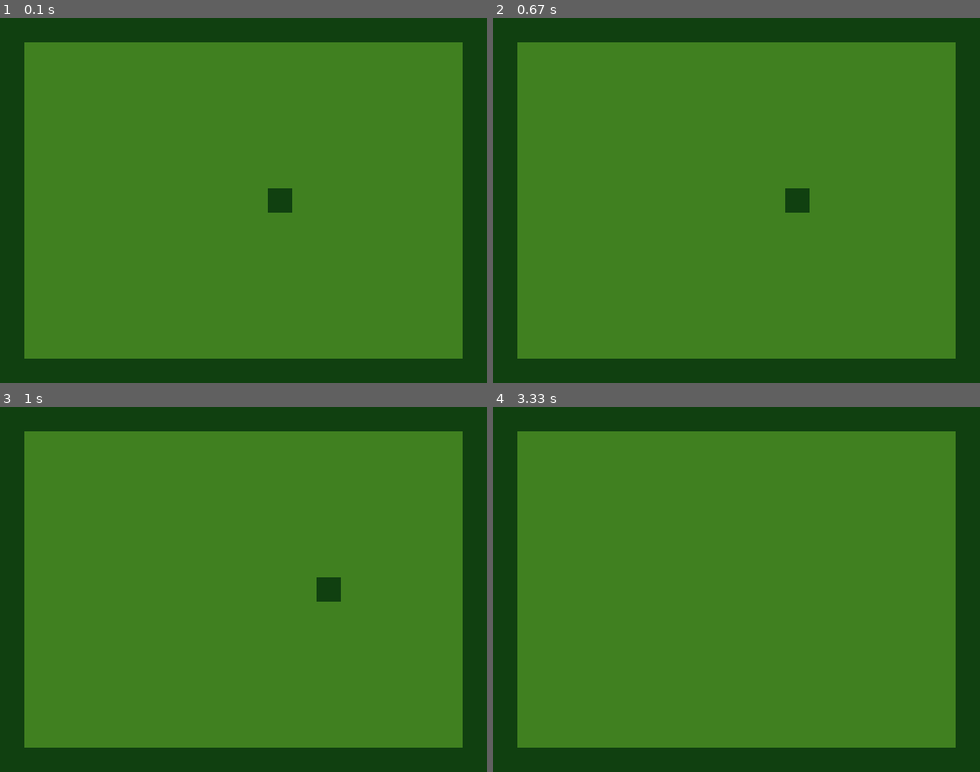
Above: before the commit, frames 1-4 (two rows, left to right).
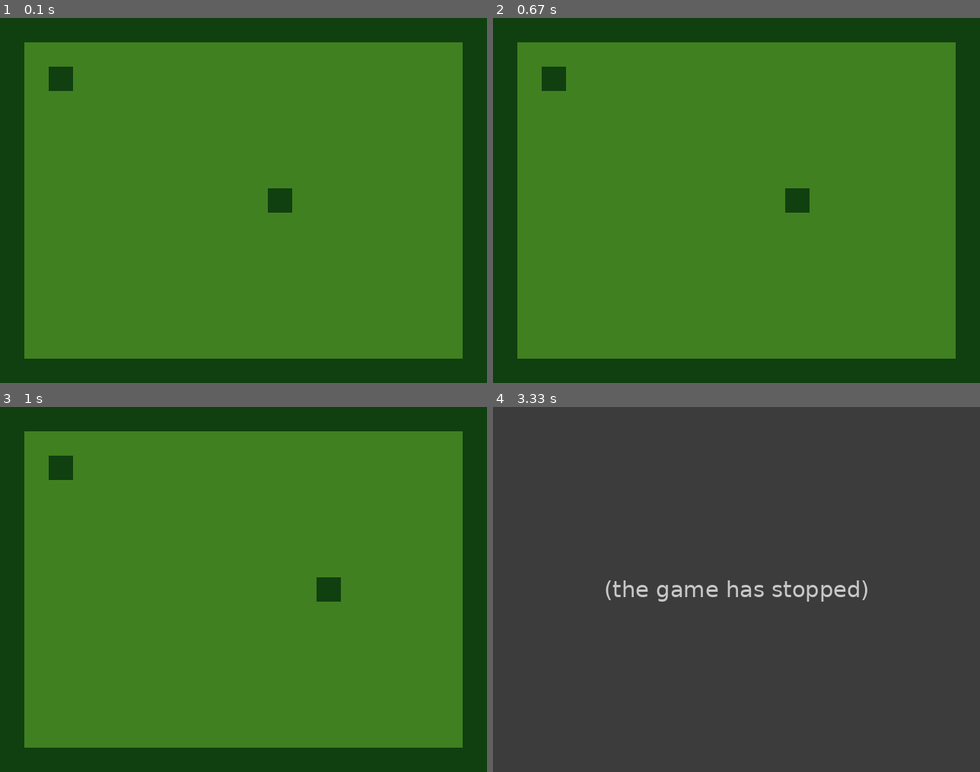
Above: after the commit, the same moments.

Repository: theo-baccam/snake
Game: pygame game, started from main.py
Two runs of this game, one before a commit and one after it. Both use one fixed random seed, a clock stepped at 60 frames per second and the inputs below.
Inputs:
- Up to frame 1 (0.1 s): no input
- Up to frame 2 (0.67 s): no input
- Up to frame 3 (1 s): no input
- Up to frame 4 (3.33 s): no input

The runs differ from the first frame. In frame 1, 0.3% of the frame differs, in the area x 10-15%, y 13-20%; in frame 2, 0.3%; in frame 3, 0.3%; in frame 4, 100%, in the area x 0-100%, y 0-100%.
After the commit the program exited at 3 s; later frames show no game.

Commit message:
collision basique

Diff:
--- a/main.py
+++ b/main.py
@@ -15,31 +15,12 @@
 MAX_FPS = 3
 running = True
 
+border_top = pygame.Rect((0, 0), (608, 32))
+border_right = pygame.Rect((608, 0), (32, 448))
+border_bottom = pygame.Rect((32, 448), (608, 32))
+border_left = pygame.Rect((0, 32), (32, 448))
 
-border_top_x, border_top_y = (
-    0,
-    0,
-)
-border_top = pygame.Rect((border_top_x, border_top_y), (608, 32))
-
-border_right_x, border_right_y = (
-    608,
-    0,
-)
-border_right = pygame.Rect((border_right_x, border_right_y), (32, 448))
-
-border_bottom_x, border_bottom_y = (
-    32,
-    448,
-)
-border_bottom = pygame.Rect((border_bottom_x, border_bottom_y), (608, 32))
-
-border_left_x, border_left_y = (
-    0,
-    32,
-)
-border_left = pygame.Rect((border_left_x, border_left_y), (32, 448))
-
+border_list = [border_top, border_right, border_bottom, border_left]
 
 player_x, player_y = (
     320,
@@ -47,8 +28,23 @@
 )
 player = pygame.Rect((player_x, player_y), (32, 32))
 
+apple_x, apple_y = (
+    64,
+    64,
+)
+apple = pygame.Rect((apple_x, apple_y), (32, 32))
+
+
 def move(increment_x, increment_y):
     return player.move(increment_x, increment_y)
+
+
+movement_keys = {
+    "up": partial(move, 0, -32),
+    "down": partial(move, 0, 32),
+    "left": partial(move, -32, 0),
+    "right": partial(move, 32, 0),
+}
 
 
 def is_opposite_direction(direction, new_direction):
@@ -61,21 +57,35 @@
         return True
 
 
+def draw_border(screen, FOREGROUND, border_list):
+    for border in border_list:
+        pygame.draw.rect(screen, FOREGROUND, border)
+
+
+def border_collision(player, border_list):
+    for border in border_list:
+        if player.colliderect(border):
+            return True
+
+
+def apple_collision(player, apple):
+    if player.colliderect(apple):
+        return 1
+    else:
+        return 0
+
+
 direction = "right"
 new_direction = ""
+snake_length = 1
 
 while running:
     screen.fill(BACKGROUND)
-    pygame.draw.rect(screen, FOREGROUND, border_top)
-    pygame.draw.rect(screen, FOREGROUND, border_right)
-    pygame.draw.rect(screen, FOREGROUND, border_bottom)
-    pygame.draw.rect(screen, FOREGROUND, border_left)
-    movement_keys = {
-        "up": partial(move, 0, -32),
-        "down": partial(move, 0, 32),
-        "left": partial(move, -32, 0),
-        "right": partial(move, 32, 0),
-    }
+
+    draw_border(screen, FOREGROUND, border_list)
+
+    pygame.draw.rect(screen, FOREGROUND, apple)
+
     for event in pygame.event.get():
         if event.type != pygame.KEYDOWN:
             continue
@@ -88,6 +98,12 @@
             direction = new_direction
     player = movement_keys[direction]()
     pygame.draw.rect(screen, FOREGROUND, player)
+
+    if border_collision(player, border_list):
+        running = False
+
+    snake_length += apple_collision(player, apple)
+
     pygame.display.flip()
     clock.tick(MAX_FPS)
 
